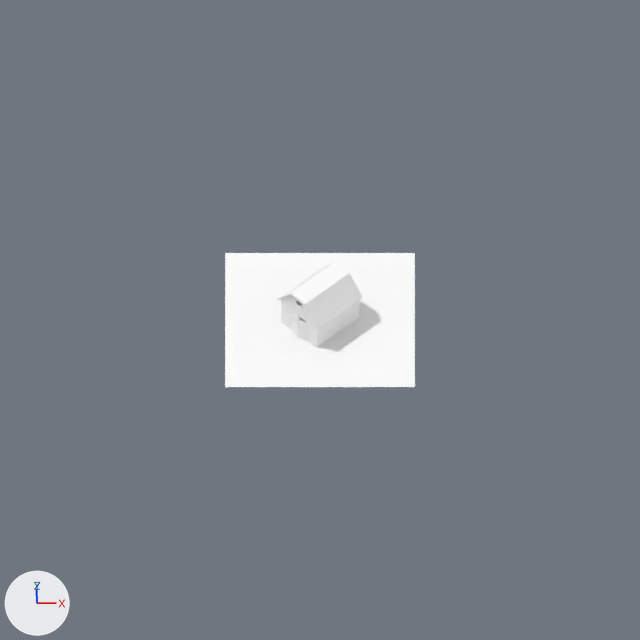
The Blender file assets_source/house01.blend, before and after one commit.
Rendered twice from the file's camera 'camera'. The lights are fixed; the arrows at lower left show +X, +Y and +Z.
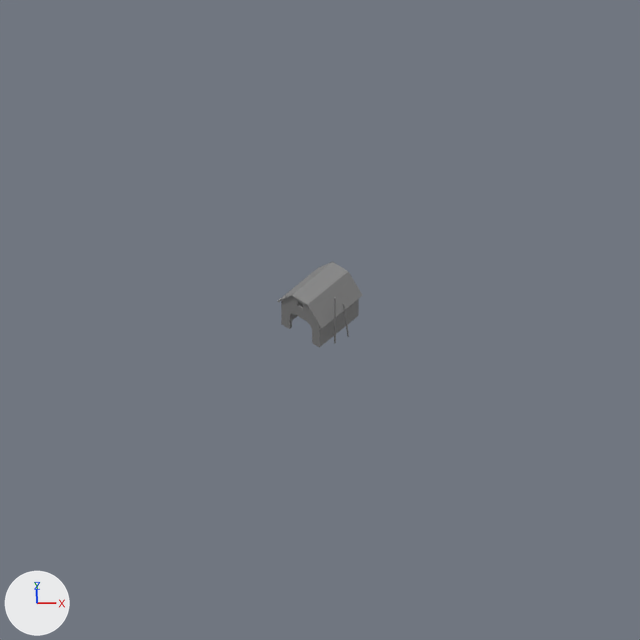
Where the change shows, as pixel boxes (x1, y1, x2, y2) in the pictures (640 x 640 px):
'Plane', deleted: before (225, 253, 415, 387)
'Cube', recoloured, reshaped, turned (white to grey): before (277, 262, 363, 347); after (278, 262, 363, 347)
part 1 of me_cube, added: after (334, 297, 336, 344)
part 2 of me_cube, added: after (343, 303, 349, 337)
part 3 of me_cube, deleted: before (289, 312, 299, 334)
part 4 of me_cube, deleted: before (297, 319, 310, 342)

The change, as a diff of the scene's bpy script:
```diff
--- a/assets_source/house01.blend.py
+++ b/assets_source/house01.blend.py
@@ mat_material @@
 _N = mat_material.node_tree.nodes; _L = mat_material.node_tree.links
-n0 = _N.new('ShaderNodeOutputMaterial'); n0.name = 'Material Output.001'
+n2 = _N.new('ShaderNodeOutputMaterial'); n2.name = 'Material Output'
+n3 = _N.new('ShaderNodeRGB'); n3.name = 'RGB'
+n3.outputs[0].default_value = (0.258, 0.258, 0.258, 1.0)  # 'Color', grey #8b8b8b
 n1 = _N.new('ShaderNodeBsdfDiffuse'); n1.name = 'Diffuse BSDF'
-n1.inputs[0].default_value = (1.0, 1.0, 1.0, 1.0)  # 'Color', white #ffffff
-_L.new(n1.outputs[0], n0.inputs[0])  # 'BSDF' to 'Surface'
+_L.new(n1.outputs[0], n2.inputs[0])  # 'BSDF' to 'Surface'
+_L.new(n3.outputs[0], n1.inputs[0])  # 'Color' to 'Color'
@@ me_cube @@
 # used by ob_cube; location = (0.0, 0.0, 0.0); rotation_euler = (0.0, 0.0, 0.785), in degrees (0, 0, 45); scale = (1.5, 1.5, 1.5)
-me_cube.from_pydata(...)  # 84 vertices, 56 faces; spans x -3.49..3.25, y -3.08..3.08, z 0.0..5.42
+me_cube.from_pydata(...)  # 188 vertices, 108 faces; spans x -3.25..3.25, y -3.86..3.08, z 0.0..6.67
+# me_cube part 1: a new loose piece, a 32-sided cylinder along z spanning x -1.63..-1.46, y -3.49..-3.32, z 0.0..6.67, in mat_material
+# me_cube part 2: a new loose piece of 64 vertices spanning x -0.17..0.22, y -3.86..-3.22, z 0.0..4.67, in mat_material
+# me_cube part 3: the loose piece of 12 vertices spanning x -3.22..-3.0, y -0.07..1.49, z 0.0..2.7 is deleted
+# me_cube part 4: the loose piece of 12 vertices spanning x -3.49..-2.99, y -1.63..-0.12, z 0.0..2.7 is deleted
 me_cube.materials.append(mat_material)
@@ ob_cube @@
 ob_cube.location = (0.0, 0.0, 0.0)
-ob_cube.rotation_euler = (0.0, 0.0, 0.785)  # degrees (0, 0, 45)
+ob_cube.rotation_euler = (0.0, 0.0, 0.854)  # degrees (0, 0, 49)
 ob_cube.scale = (1.5, 1.5, 1.5)
@@ ob_plane @@
-ob_plane = bpy.data.objects.new('Plane', me_plane)
-ob_plane.location = (0.0, 0.0, 0.0)
-ob_plane.rotation_euler = (0.0, 0.0, 3.142)  # degrees (0, 0, 180)
```
